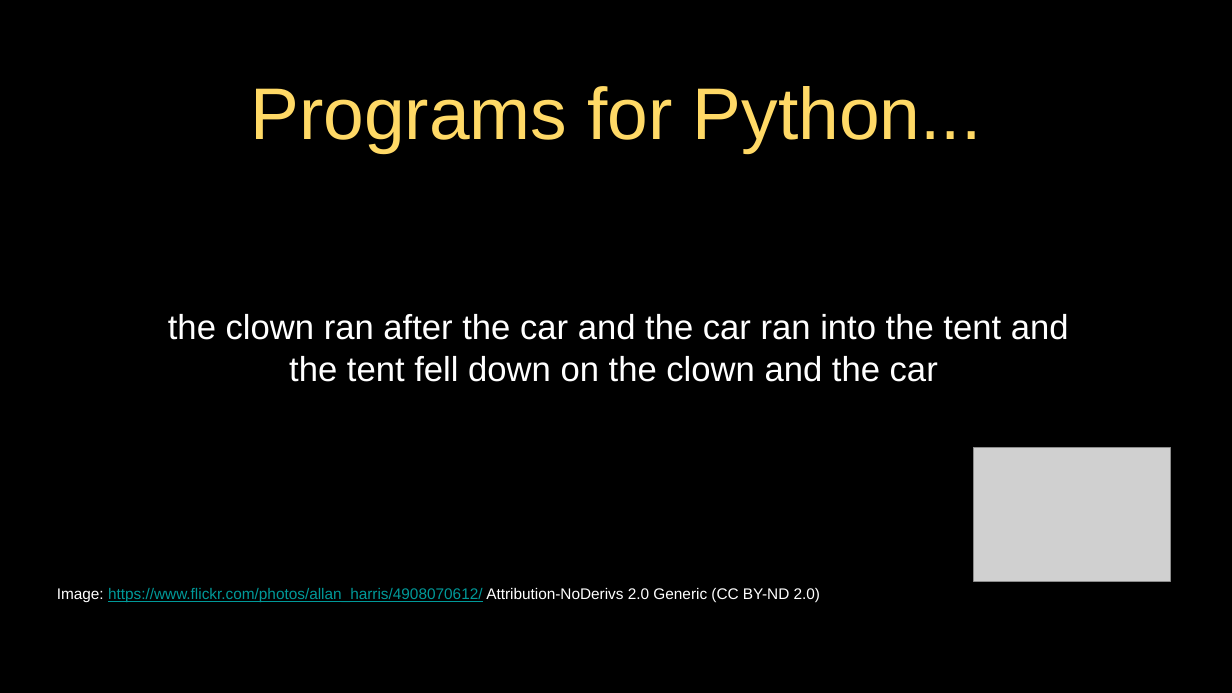
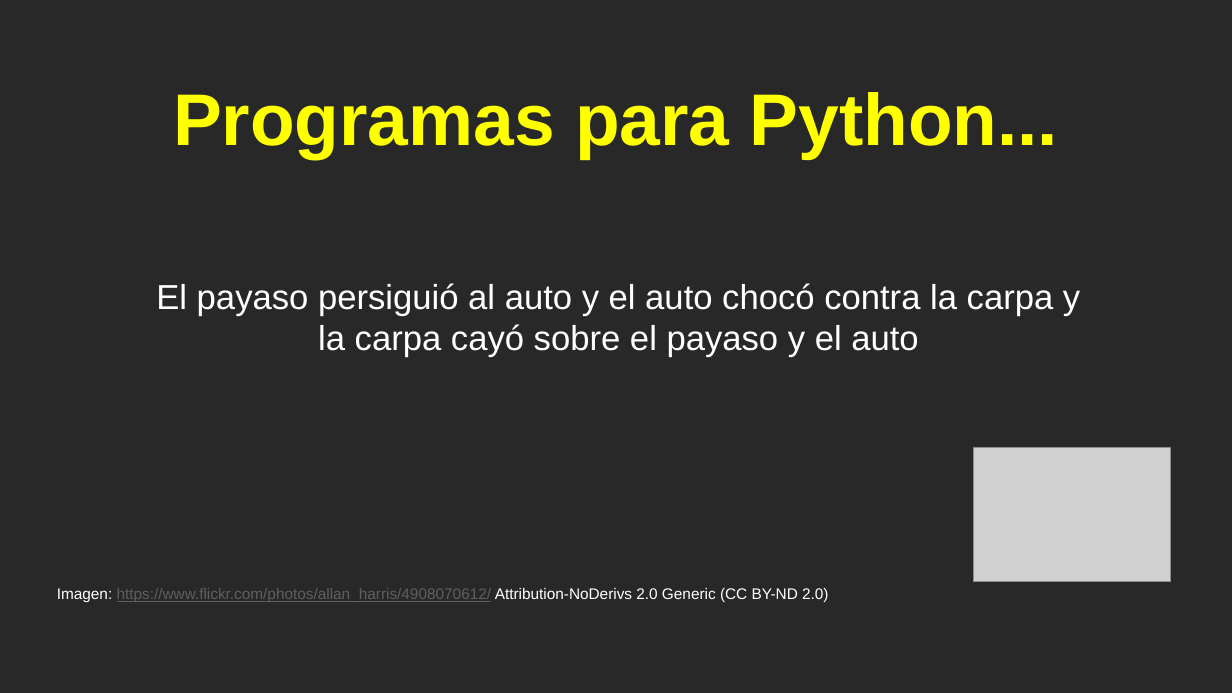
Before and after one commit to csev/py4e, a slide deck: slide 12 of lectures3/Pythonlearn-01-Intro.pptx. Drawn at 1232x693 pixels with LibreOffice and Linux fonts; fonts in the diff are those of the drawing; grey boxes stand for pictures. Boxes give left, top, right and bottom in pixels: in the first picture for what was removed or moved away, otherwise in the second. Text is boxed around its words. In the diff, an @@ line names an element or a change of style, - is before the commit and + after.

```diff
--- a/lectures3/Pythonlearn-01-Intro.pptx
+++ b/lectures3/Pythonlearn-01-Intro.pptx
@@ background #000000 to #282828 @@
@@ title at [173,92,1058,159]: text changed; text colour #FFD966 to #FFFF00; bold on @@
-Programs for Python...
+Programas para Python...
@@ text at [156,283,1080,357]: text changed @@
-the clown ran after the car and the car ran into the tent and the tent fell down on the clown and the car
+El payaso persiguió al auto y el auto chocó contra la carpa y la carpa cayó sobre el payaso y el auto
@@ text at [57,588,828,602]: text changed; text colour #009999 to #5F5F5F @@
-Image: https://www.flickr.com/photos/allan_harris/4908070612/ Attribution-NoDerivs 2.0 Generic (CC BY-ND 2.0)
+Imagen: https://www.flickr.com/photos/allan_harris/4908070612/ Attribution-NoDerivs 2.0 Generic (CC BY-ND 2.0)
@@ rectangle removed at [0,633,1232,693] @@
```
Also in this commit, not shown: 15 other slides changed, 29 slides added, 29 slides removed, 12 other files.
